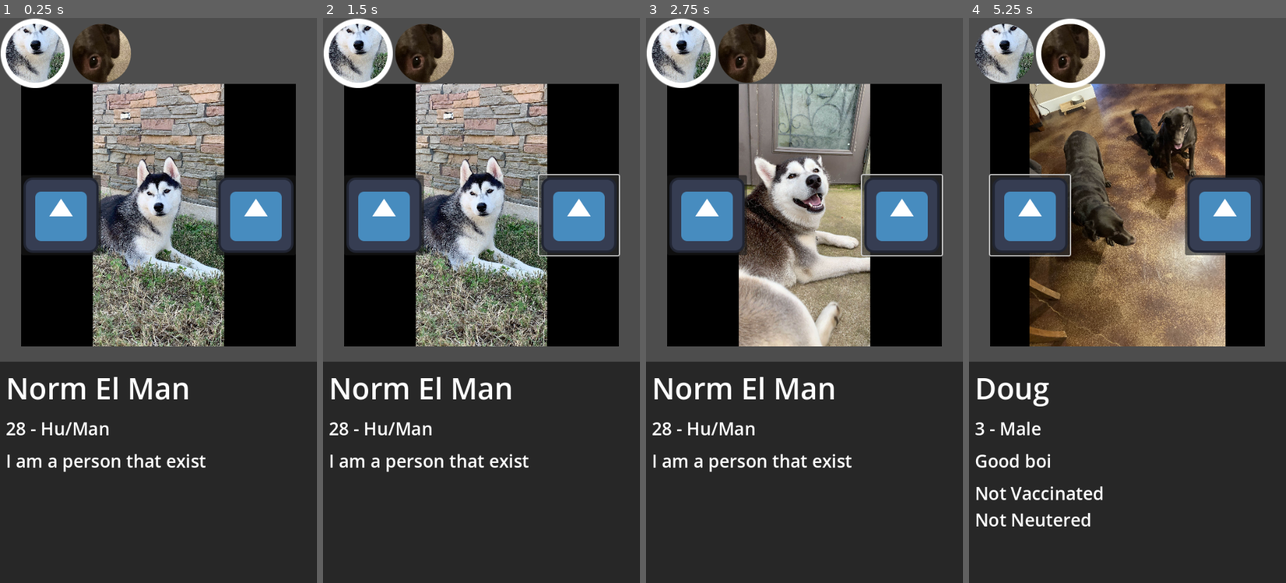
Above: before the commit, frames 1-4 (left to right).
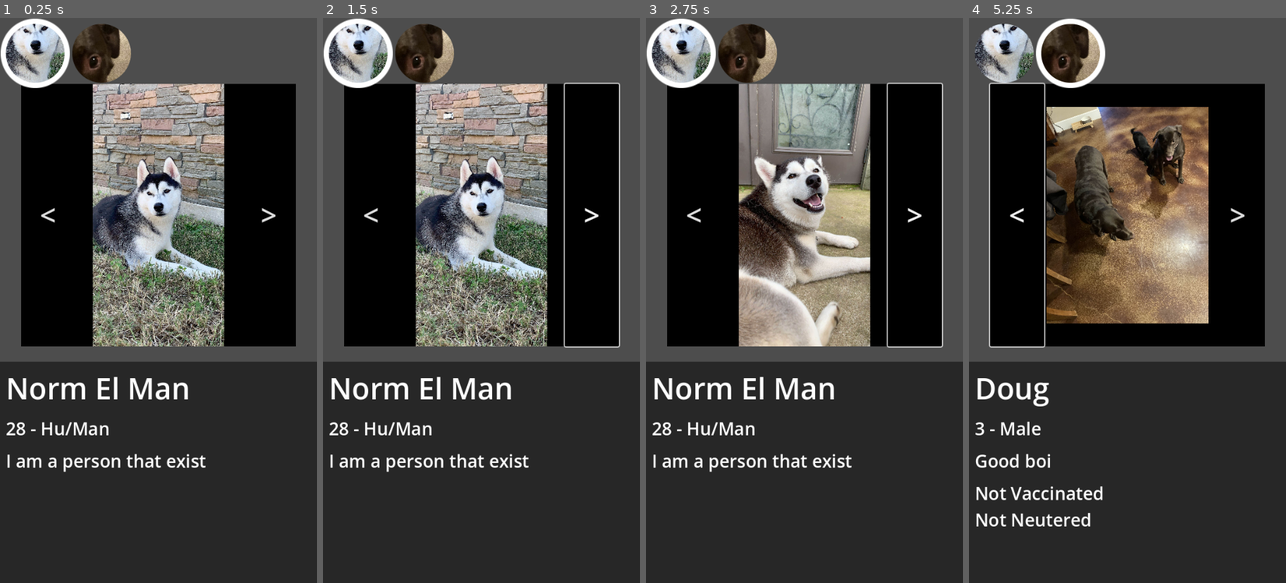
Above: after the commit, the same moments.

Repository: Wyatt5150/Dog-Tinder-Codestuff
Game: Godot game, scene res://Scenes/ProfileView.tscn
Two runs of this game, one before a commit and one after it. Both use one fixed random seed, a clock stepped at 60 frames per second and the inputs below. The project has no main scene, so this scene is started directly. The engine's default icon, where the game draws it, is replaced by a stand-in: a white triangle on a blue panel in a dark square.
Inputs (mouse positions are in pixels of both pictures, inside the frame that each line leads up to; where the layout moved, square brackets give the same spot in the first picture):
- Up to frame 1 (0.25 s): no input
- Up to frame 2 (1.5 s): click (370, 215) [383, 215] at 0.5 s; click (592, 215) [579, 215] at 1.25 s
- Up to frame 3 (2.75 s): click (915, 215) [902, 215] at 2 s
- Up to frame 4 (5.25 s): click (1127, 46) at 2.75 s; click (1003, 51) at 3.5 s; click (1070, 51) at 4.27 s; click (1016, 215) [1029, 215] at 5 s

The runs differ from the first frame. In frame 1, 6.4% of the frame differs, in the area x 7-93%, y 27-42%; in frame 2, 7.3%; in frame 3, 7.4%; in frame 4, 24%, in the area x 6-93%, y 11-59%.

Commit message:
Updated Buttons

Diff:
--- a/Datez4Dogz/Scenes/ProfileView.tscn
+++ b/Datez4Dogz/Scenes/ProfileView.tscn
@@ -1,10 +1,9 @@
-[gd_scene load_steps=11 format=3 uid="uid://b5pgeiq6wwn7x"]
+[gd_scene load_steps=10 format=3 uid="uid://b5pgeiq6wwn7x"]
 
 [ext_resource type="Script" path="res://Scripts/profile_view.gd" id="1_0g7d7"]
 [ext_resource type="Theme" uid="uid://de8v2cdqc8x16" path="res://Themes/BigHeaderTheme.tres" id="1_h8h0o"]
 [ext_resource type="PackedScene" uid="uid://c1ml36s2gilgm" path="res://Scenes/ProfileButton.tscn" id="2_08yxv"]
 [ext_resource type="Texture2D" uid="uid://dfaqnu57p8s40" path="res://Sprites/DogPics/husky2-1.jpg" id="3_5hx3t"]
-[ext_resource type="Texture2D" uid="uid://t0cc7i4fsvh1" path="res://icon.svg" id="4_htdu4"]
 [ext_resource type="Theme" uid="uid://brtq38ympa1w8" path="res://Themes/SmallHeaderTheme.tres" id="5_o150v"]
 [ext_resource type="Theme" uid="uid://6hdp0kr0obht" path="res://Themes/BodyTheme.tres" id="6_ee2mv"]
 [ext_resource type="PackedScene" uid="uid://cfttifbxiujqg" path="res://Scenes/TouchScroll.tscn" id="8_royy3"]
@@ -34,31 +33,41 @@
 offset_bottom = 558.0
 color = Color(0, 0, 0, 1)
 
-[node name="UserImage" type="TextureRect" parent="UserImageDisplay"]
-layout_mode = 0
-offset_right = 423.0
-offset_bottom = 462.0
+[node name="HBoxContainer" type="HBoxContainer" parent="UserImageDisplay"]
+layout_mode = 1
+anchors_preset = 15
+anchor_right = 1.0
+anchor_bottom = 1.0
+grow_horizontal = 2
+grow_vertical = 2
+
+[node name="Prev" type="Button" parent="UserImageDisplay/HBoxContainer"]
+unique_name_in_owner = true
+layout_mode = 2
+size_flags_horizontal = 3
+theme_override_font_sizes/font_size = 48
+text = "<"
+flat = true
+
+[node name="UserImage" type="TextureRect" parent="UserImageDisplay/HBoxContainer"]
+unique_name_in_owner = true
+layout_mode = 2
+size_flags_horizontal = 3
+size_flags_stretch_ratio = 3.0
 texture = ExtResource("3_5hx3t")
 expand_mode = 1
 stretch_mode = 5
 
-[node name="Prev" type="Button" parent="UserImageDisplay"]
-layout_mode = 0
-offset_left = -27.0
-offset_top = 168.0
-offset_right = 109.0
-offset_bottom = 304.0
-icon = ExtResource("4_htdu4")
-
-[node name="Next" type="Button" parent="UserImageDisplay"]
-layout_mode = 0
-offset_left = 434.0
-offset_top = 159.0
-offset_right = 570.0
-offset_bottom = 295.0
-icon = ExtResource("4_htdu4")
+[node name="Next" type="Button" parent="UserImageDisplay/HBoxContainer"]
+unique_name_in_owner = true
+layout_mode = 2
+size_flags_horizontal = 3
+theme_override_font_sizes/font_size = 48
+text = ">"
+flat = true
 
 [node name="About" type="ColorRect" parent="."]
+z_index = 1
 layout_mode = 0
 offset_left = 22.0
 offset_top = 584.0
@@ -137,5 +146,5 @@
 max = 200.0
 direction = 0
 
-[connection signal="button_down" from="UserImageDisplay/Prev" to="." method="change_image" binds= [-1]]
-[connection signal="button_down" from="UserImageDisplay/Next" to="." method="change_image" binds= [1]]
+[connection signal="button_down" from="UserImageDisplay/HBoxContainer/Prev" to="." method="change_image" binds= [-1]]
+[connection signal="button_down" from="UserImageDisplay/HBoxContainer/Next" to="." method="change_image" binds= [1]]
--- a/Datez4Dogz/Scripts/profile_view.gd
+++ b/Datez4Dogz/Scripts/profile_view.gd
@@ -10,6 +10,9 @@
 const verPadding:float = 10
 const horPadding:float = 10
 
+
+@onready var userImage : TextureRect = %UserImage
+
 # Called when the node enters the scene tree for the first time.
 func _ready() -> void:
 	var aboutMaxY
@@ -17,13 +20,13 @@
 	$About/TouchScroll.min = 0
 
 	# set up image display stuff
-	var next = $UserImageDisplay/Next
-	var prev = $UserImageDisplay/Prev
+	var next = %Next
+	var prev = %Prev
 	var backdrop = $UserImageDisplay
 
 	# set up image
 	backdrop.position.x = get_viewport().get_visible_rect().size.x/2 - backdrop.size.x/2
-	backdrop.get_node("UserImage").size = backdrop.size
+	userImage.size = backdrop.size
 
 	# set buttons to change image
 	prev.position.x = 0
@@ -41,7 +44,7 @@
 	$About.position.x = 0
 
 	load_user(Globals.undecided[0])
-	pass
+
 
 func load_user(p:UserProfile):
 	# call upon starting this scene or to change user
@@ -117,7 +120,7 @@
 	index += profile.pictures.size()
 	index = index%profile.pictures.size()
 	imageIndex = index
-	$UserImageDisplay/UserImage.texture = images[index]
+	userImage.texture = images[index]
 
 func change_image(incr: int) -> void:
 	set_profile_image(imageIndex+incr)
